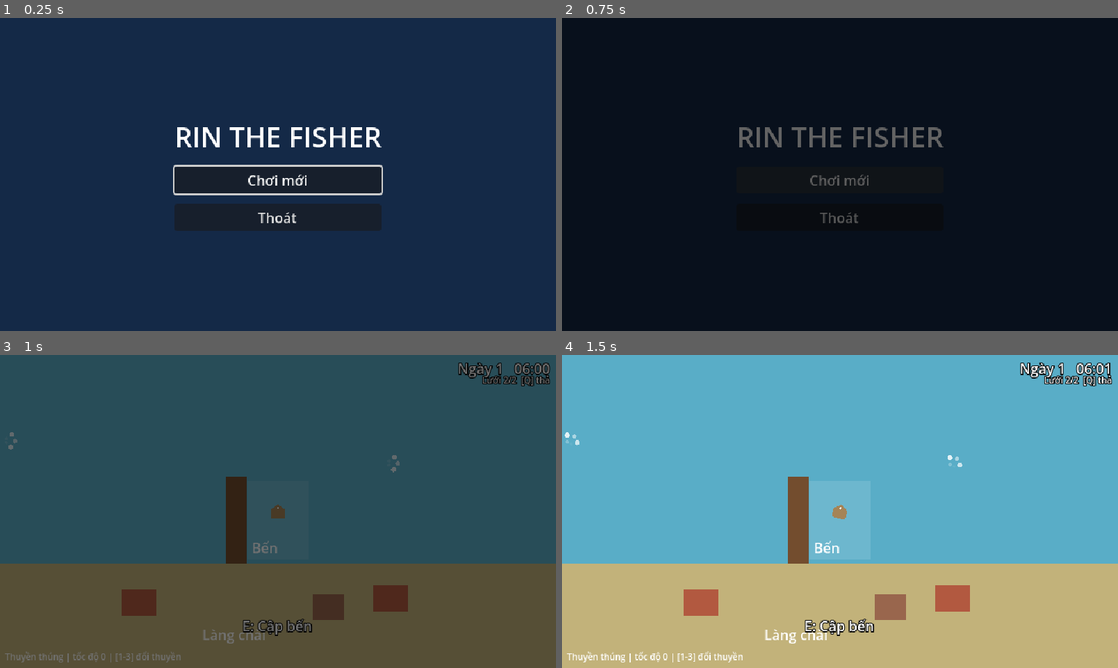
Above: before the commit, frames 1-4 (two rows, left to right).
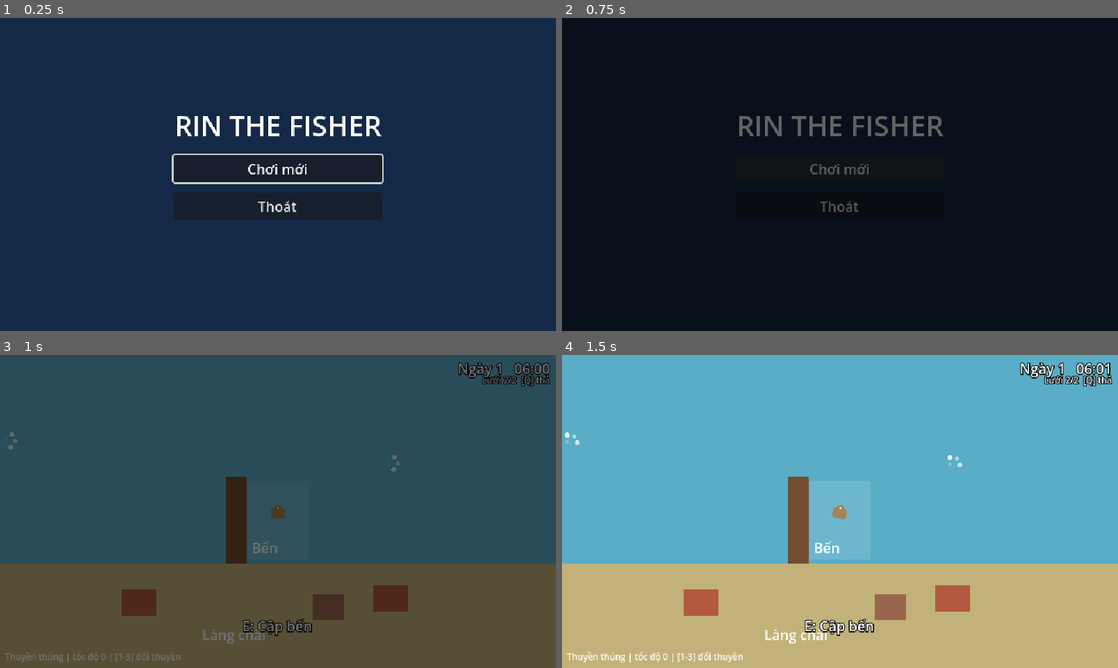
Above: after the commit, the same moments.

Repository: Th1nh2411/tide-then-table
Game: Godot game, scene res://scenes/main_menu/main_menu.tscn
The game is run twice, just before and just after one commit, with the same random seed, the same clock (stepped at 60 frames per second) and the same inputs.
Inputs (mouse positions are in pixels of both pictures, inside the frame that each line leads up to):
- Up to frame 1 (0.25 s): no input
- Up to frame 2 (0.75 s): click "Chơi mới" at 0.5 s
- Up to frame 3 (1 s): no input
- Up to frame 4 (1.5 s): move the mouse to (962, 495) at 1.27 s; hold D (turn_right) from 1.28 s (still down); hold Space (cast) from 1.28 s (still down); click (962, 495) at 1.42 s

The runs differ from the first frame. In frame 1, 7.3% of the frame differs, in the area x 30-69%, y 31-68%; in frame 2, 1.7%; in frame 3, nothing differs; in frame 4, nothing differs.

Commit message:
feat(save): add JSON autosave at day start and Continue in main menu (Phase 8)

Diff:
--- a/scenes/main_menu/main_menu.gd
+++ b/scenes/main_menu/main_menu.gd
@@ -1,19 +1,37 @@
 extends Control
-## Placeholder main menu: New Game / Quit.
+## Main menu: Continue (only if a save exists) / New Game / Quit.
 
 const SEA_SCENE_PATH: String = "res://scenes/sea/sea_scene.tscn"
 
+@onready var _continue_button: Button = %ContinueButton
 @onready var _new_game_button: Button = %NewGameButton
 @onready var _quit_button: Button = %QuitButton
+@onready var _status_label: Label = %StatusLabel
 
 
 func _ready() -> void:
+	_continue_button.pressed.connect(_on_continue_pressed)
 	_new_game_button.pressed.connect(_on_new_game_pressed)
 	_quit_button.pressed.connect(_on_quit_pressed)
-	_new_game_button.grab_focus()
+	_status_label.text = ""
+	_continue_button.visible = SaveSystem.has_save()
+	if _continue_button.visible:
+		_continue_button.grab_focus()
+	else:
+		_new_game_button.grab_focus()
+
+
+func _on_continue_pressed() -> void:
+	if not SaveSystem.load_game():
+		_status_label.text = "File lưu bị lỗi, không thể tiếp tục. Hãy chơi mới."
+		_continue_button.hide()
+		_new_game_button.grab_focus()
+		return
+	SceneRouter.go_to(SEA_SCENE_PATH)
 
 
 func _on_new_game_pressed() -> void:
+	# The old save is overwritten when day 1 starts.
 	GameState.reset()
 	SceneRouter.go_to(SEA_SCENE_PATH)
 
--- a/scenes/main_menu/main_menu.tscn
+++ b/scenes/main_menu/main_menu.tscn
@@ -38,6 +38,12 @@
 text = "RIN THE FISHER"
 horizontal_alignment = 1
 
+[node name="ContinueButton" type="Button" parent="CenterContainer/VBox"]
+unique_name_in_owner = true
+custom_minimum_size = Vector2(160, 0)
+layout_mode = 2
+text = "Tiếp tục"
+
 [node name="NewGameButton" type="Button" parent="CenterContainer/VBox"]
 unique_name_in_owner = true
 custom_minimum_size = Vector2(160, 0)
@@ -48,3 +54,12 @@
 unique_name_in_owner = true
 layout_mode = 2
 text = "Thoát"
+
+[node name="StatusLabel" type="Label" parent="CenterContainer/VBox"]
+unique_name_in_owner = true
+custom_minimum_size = Vector2(240, 0)
+layout_mode = 2
+theme_override_colors/font_color = Color(1, 0.6, 0.5, 1)
+theme_override_font_sizes/font_size = 10
+horizontal_alignment = 1
+autowrap_mode = 3
--- a/scenes/sea/sea_scene.gd
+++ b/scenes/sea/sea_scene.gd
@@ -43,6 +43,8 @@
 	if GameState.last_spoiled_count > 0:
 		_hud.flash_message("Qua đêm %d món trong kho đã hỏng, phải bỏ đi" % GameState.last_spoiled_count, 2.5)
 		GameState.last_spoiled_count = 0
+	# Autosave at the start of every day (hold is empty, storage is settled).
+	SaveSystem.save_game()
 
 
 func _process(_delta: float) -> void:
--- /dev/null
+++ b/scenes/test/save_test.gd
@@ -0,0 +1,102 @@
+extends Control
+## Standalone test for SaveSystem (run with F6). Uses a scratch file, so the
+## real save is never touched. Checks round-trip and broken/missing data.
+
+const TEST_PATH: String = "user://save_test.json"
+
+@export var fish_catalog: FishCatalog
+
+var _failures: int = 0
+var _log: PackedStringArray = []
+
+@onready var _result_label: Label = %ResultLabel
+
+
+func _ready() -> void:
+	_test_round_trip()
+	_test_missing_fields()
+	_test_wrong_types()
+	_test_bad_storage_entries()
+	_test_corrupted_and_missing_file()
+	SaveSystem.delete_save(TEST_PATH)
+	GameState.reset()
+	_log.insert(0, "SaveSystem: %s" % ("TẤT CẢ PASS" if _failures == 0 else "%d FAIL" % _failures))
+	_result_label.text = "\n".join(_log)
+
+
+func _test_round_trip() -> void:
+	GameState.reset()
+	GameState.money = 1234
+	GameState.day = 6
+	GameState.last_rating = 4
+	GameState.upgrade_levels = {"boat": 2, "rod": 1}
+	GameState.story_flags = {"saw_glowing_fish": true}
+	var item := InventoryItem.new(_fish("cua"), 0.7)
+	item.freshness = 65.0
+	GameState.storage.append(item)
+	_check("save writes file", SaveSystem.save_game(TEST_PATH) and SaveSystem.has_save(TEST_PATH))
+	GameState.reset()
+	_check("load ok", SaveSystem.load_game(TEST_PATH))
+	_check("money", GameState.money == 1234)
+	_check("day", GameState.day == 6)
+	_check("rating", GameState.last_rating == 4)
+	_check("upgrades", GameState.get_upgrade_level("boat") == 2 and GameState.get_upgrade_level("rod") == 1)
+	_check("story flag", GameState.has_flag("saw_glowing_fish"))
+	var loaded: InventoryItem = GameState.storage[0] if GameState.storage.size() == 1 else null
+	_check("storage item", loaded != null and loaded.fish.id == "cua"
+		and is_equal_approx(loaded.quality, 0.7) and is_equal_approx(loaded.freshness, 65.0))
+
+
+func _test_missing_fields() -> void:
+	_write('{"money": 500}')
+	_check("missing fields still load", SaveSystem.load_game(TEST_PATH))
+	_check("missing -> defaults", GameState.money == 500 and GameState.day == 1
+		and GameState.storage.is_empty() and GameState.upgrade_levels.is_empty())
+
+
+func _test_wrong_types() -> void:
+	_write('{"money": "abc", "day": -3, "storage": "x", "upgrade_levels": [1, 2], "story_flags": 7, "last_rating": 99}')
+	_check("wrong types still load", SaveSystem.load_game(TEST_PATH))
+	_check("bad money -> default", GameState.money == GameState.STARTING_MONEY)
+	_check("negative day -> 1", GameState.day == 1)
+	_check("rating clamped", GameState.last_rating == 5)
+	_check("bad containers ignored", GameState.storage.is_empty() and GameState.upgrade_levels.is_empty()
+		and GameState.story_flags.is_empty())
+
+
+func _test_bad_storage_entries() -> void:
+	_write('{"storage": [{"fish": "ca_rong"}, 5, {"fish": "cua", "quality": "x", "freshness": 500}]}')
+	SaveSystem.load_game(TEST_PATH)
+	var only: InventoryItem = GameState.storage[0] if GameState.storage.size() == 1 else null
+	_check("unknown fish + junk skipped, bad numbers fixed", only != null and only.fish.id == "cua"
+		and only.quality == 1.0 and only.freshness == 100.0)
+
+
+func _test_corrupted_and_missing_file() -> void:
+	_write("not json {{")
+	GameState.money = 999
+	_check("corrupted file -> false", not SaveSystem.load_game(TEST_PATH))
+	_check("corrupted file -> fresh game", GameState.money == GameState.STARTING_MONEY)
+	SaveSystem.delete_save(TEST_PATH)
+	_check("no file -> false", not SaveSystem.load_game(TEST_PATH))
+
+
+func _write(text: String) -> void:
+	var file := FileAccess.open(TEST_PATH, FileAccess.WRITE)
+	file.store_string(text)
+	file.close()
+
+
+func _check(label: String, ok: bool) -> void:
+	if not ok:
+		_failures += 1
+	var line := "%s  %s" % ["PASS" if ok else "FAIL", label]
+	print(line)
+	_log.append(line)
+
+
+func _fish(id: String) -> FishData:
+	for f in fish_catalog.fish:
+		if f.id == id:
+			return f
+	return null
--- /dev/null
+++ b/scenes/test/save_test.tscn
@@ -0,0 +1,34 @@
+[gd_scene format=3]
+
+[ext_resource type="Script" path="res://scenes/test/save_test.gd" id="1_test"]
+[ext_resource type="Resource" path="res://data/fish/fish_catalog.tres" id="2_fish"]
+
+[node name="SaveTest" type="Control"]
+layout_mode = 3
+anchors_preset = 15
+anchor_right = 1.0
+anchor_bottom = 1.0
+grow_horizontal = 2
+grow_vertical = 2
+script = ExtResource("1_test")
+fish_catalog = ExtResource("2_fish")
+
+[node name="Background" type="ColorRect" parent="."]
+layout_mode = 1
+anchors_preset = 15
+anchor_right = 1.0
+anchor_bottom = 1.0
+grow_horizontal = 2
+grow_vertical = 2
+mouse_filter = 2
+color = Color(0.1, 0.1, 0.15, 1)
+
+[node name="ResultLabel" type="Label" parent="."]
+unique_name_in_owner = true
+layout_mode = 0
+offset_left = 6.0
+offset_top = 4.0
+offset_right = 634.0
+offset_bottom = 356.0
+theme_override_font_sizes/font_size = 9
+text = "results"
--- a/systems/inventory/inventory_item.gd
+++ b/systems/inventory/inventory_item.gd
@@ -33,6 +33,30 @@
 	return cells
 
 
+## Save data. Grid position/rotation aren't saved: only storage is saved,
+## and storage has no grid.
+func to_dict() -> Dictionary:
+	return {"fish": fish.id, "quality": quality, "freshness": freshness}
+
+
+## Rebuilds an item from save data, or returns null if the fish id is unknown
+## (e.g. a species removed in an update) or the entry is malformed.
+static func from_dict(data: Variant, catalog: FishCatalog) -> InventoryItem:
+	if not data is Dictionary:
+		return null
+	var fish_id: Variant = data.get("fish")
+	for f in catalog.fish:
+		if f.id == fish_id:
+			var item := InventoryItem.new(f, _to_float(data.get("quality"), 1.0))
+			item.freshness = clampf(_to_float(data.get("freshness"), 100.0), 0.0, 100.0)
+			return item
+	return null
+
+
+static func _to_float(value: Variant, fallback: float) -> float:
+	return float(value) if value is float or value is int else fallback
+
+
 ## Width/height of the bounding box in cells.
 func get_size(is_rotated: bool = rotated) -> Vector2i:
 	var max_cell := Vector2i.ZERO
--- /dev/null
+++ b/systems/save/save_system.gd
@@ -0,0 +1,101 @@
+class_name SaveSystem
+extends RefCounted
+## Saves/loads GameState as JSON. Saved at the start of every sea day.
+## Loading is defensive: a missing or wrongly typed field falls back to the
+## fresh-game value instead of crashing, and unknown fish are skipped.
+## `path` parameters exist so tests can use a scratch file.
+
+const SAVE_PATH: String = "user://save.json"
+const SAVE_VERSION: int = 1
+const FISH_CATALOG_PATH: String = "res://data/fish/fish_catalog.tres"
+
+
+static func has_save(path: String = SAVE_PATH) -> bool:
+	return FileAccess.file_exists(path)
+
+
+static func delete_save(path: String = SAVE_PATH) -> void:
+	if has_save(path):
+		DirAccess.remove_absolute(ProjectSettings.globalize_path(path))
+
+
+static func save_game(path: String = SAVE_PATH) -> bool:
+	# Write to a temp file first, then swap it in, so a crash mid-write
+	# can't leave a half-written save behind.
+	var temp_path := path + ".tmp"
+	var file := FileAccess.open(temp_path, FileAccess.WRITE)
+	if file == null:
+		push_error("Save failed: %s" % error_string(FileAccess.get_open_error()))
+		return false
+	file.store_string(JSON.stringify(to_dict(), "\t"))
+	file.close()
+	var error := DirAccess.rename_absolute(
+		ProjectSettings.globalize_path(temp_path), ProjectSettings.globalize_path(path))
+	if error != OK:
+		push_error("Save failed: %s" % error_string(error))
+		return false
+	return true
+
+
+## Resets GameState and fills it from the save. Returns false (GameState left
+## as a fresh game) if the file is missing or not valid JSON.
+static func load_game(path: String = SAVE_PATH) -> bool:
+	GameState.reset()
+	if not has_save(path):
+		return false
+	# JSON.new().parse reports errors via its return value instead of
+	# printing engine errors, which suits an expected "corrupted file" case.
+	var json := JSON.new()
+	if json.parse(FileAccess.get_file_as_string(path)) != OK or not json.data is Dictionary:
+		push_warning("Save file is corrupted: %s" % path)
+		return false
+	apply_dict(json.data)
+	return true
+
+
+static func to_dict() -> Dictionary:
+	var items: Array = []
+	for item: InventoryItem in GameState.storage:
+		items.append(item.to_dict())
+	return {
+		"version": SAVE_VERSION,
+		"money": GameState.money,
+		"day": GameState.day,
+		"storage": items,
+		"upgrade_levels": GameState.upgrade_levels.duplicate(),
+		"story_flags": GameState.story_flags.duplicate(),
+		"last_rating": GameState.last_rating,
+	}
+
+
+## Applies save data on top of the current (freshly reset) GameState.
+static func apply_dict(data: Dictionary) -> void:
+	GameState.money = maxi(_get_int(data, "money", GameState.money), 0)
+	GameState.day = maxi(_get_int(data, "day", GameState.day), 1)
+	GameState.last_rating = clampi(_get_int(data, "last_rating", GameState.last_rating), 1, 5)
+
+	var catalog: FishCatalog = load(FISH_CATALOG_PATH)
+	var saved_storage: Variant = data.get("storage")
+	if saved_storage is Array:
+		for entry: Variant in saved_storage:
+			var item := InventoryItem.from_dict(entry, catalog)
+			if item:
+				GameState.storage.append(item)
+
+	var levels: Variant = data.get("upgrade_levels")
+	if levels is Dictionary:
+		for upgrade_id: Variant in levels:
+			if upgrade_id is String and (levels[upgrade_id] is int or levels[upgrade_id] is float):
+				GameState.upgrade_levels[upgrade_id] = maxi(int(levels[upgrade_id]), 0)
+
+	var flags: Variant = data.get("story_flags")
+	if flags is Dictionary:
+		for flag_name: Variant in flags:
+			if flag_name is String:
+				GameState.story_flags[flag_name] = flags[flag_name]
+
+
+## JSON numbers come back as floats; accept int or float, else the fallback.
+static func _get_int(data: Dictionary, key: String, fallback: int) -> int:
+	var value: Variant = data.get(key)
+	return int(value) if value is int or value is float else fallback
Not shown, added: scenes/test/save_test.gd.uid
Not shown, added: systems/save/save_system.gd.uid
Not shown, changed: PLAN.md
